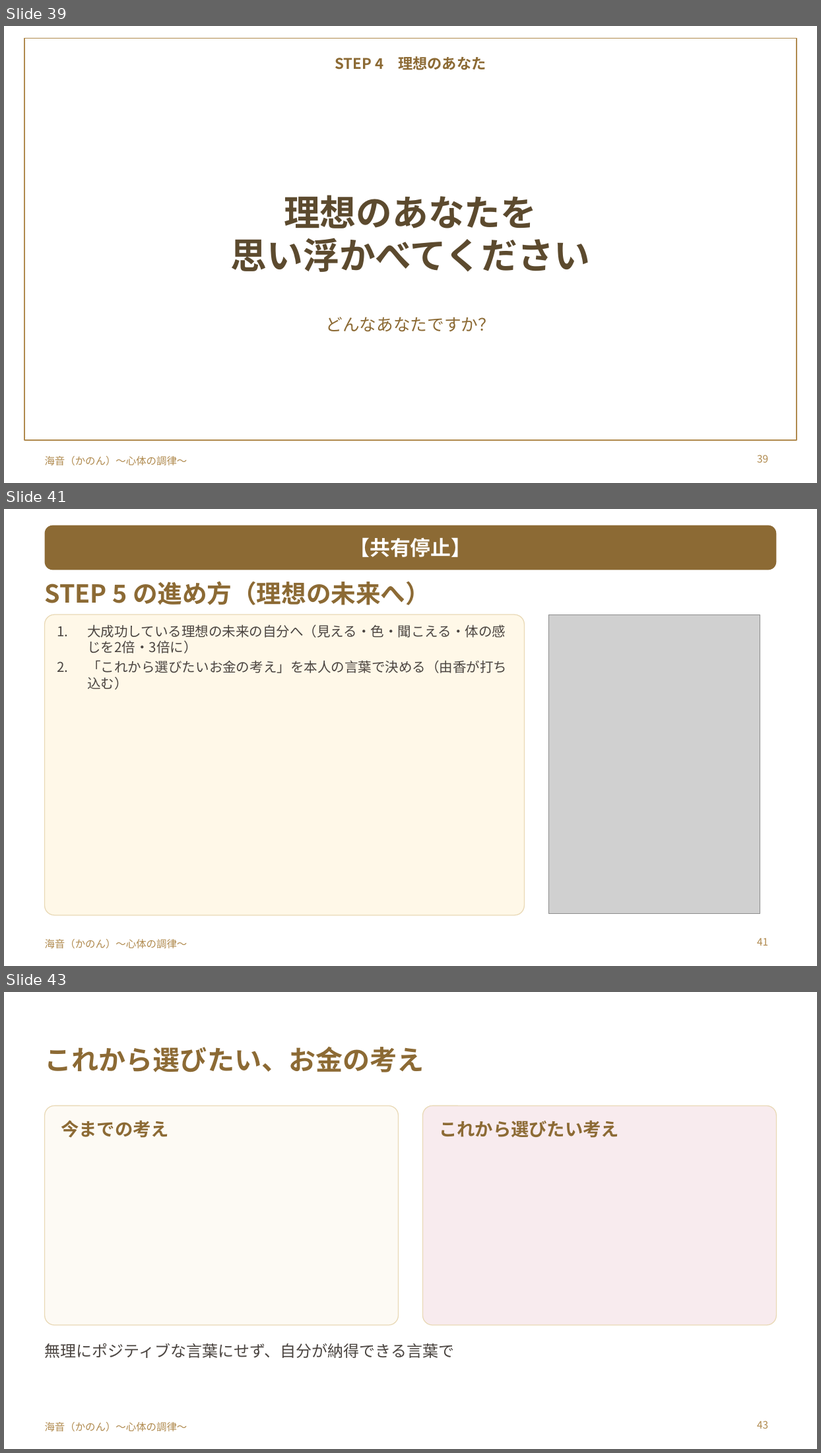
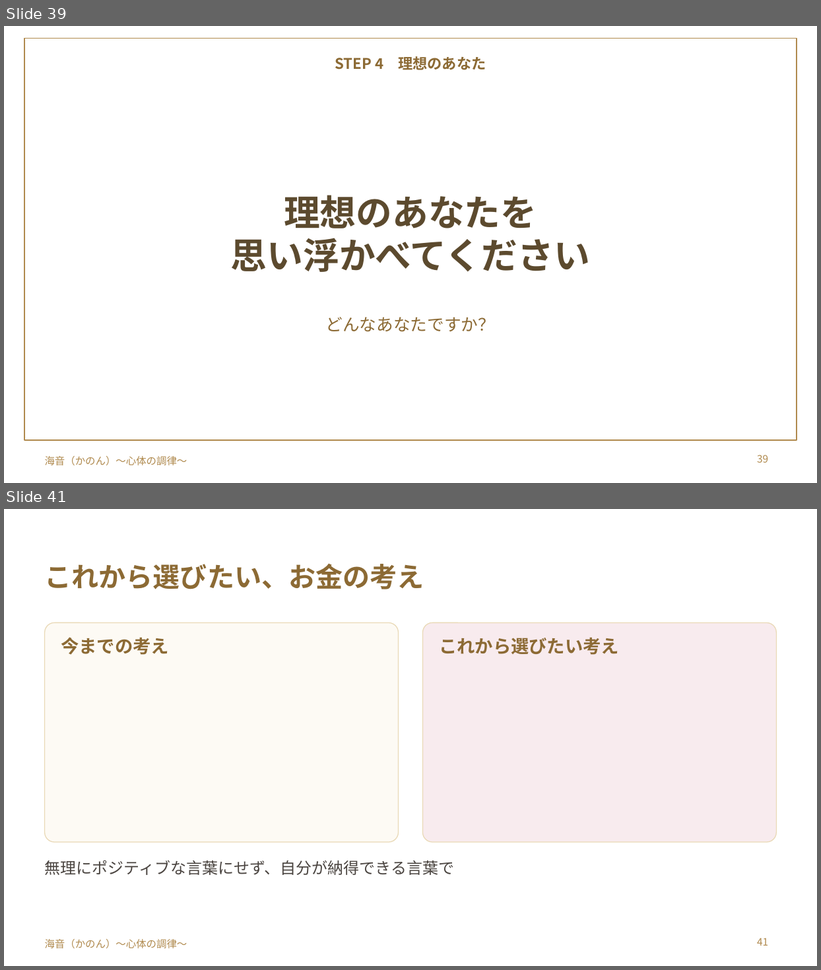
Before and after one commit to y-takahashi-cmd/MyBrain, a slide deck: 20_Projects/海音_心体の調律/単発/仁部あきえさん/20261028_仁部あきえさん_お金のブロック単発セッション.pptx. Shown one above the other, each under a label of ours: slides 39, 41 and 43 before the commit, slides 39 and 41 after it; the slides between them are not shown. The pictures are 821x1453 and 821x970 pixels, drawn with LibreOffice and Linux fonts; fonts in the diff are those of the drawing; grey boxes stand for pictures; background and template pictures are left out. Boxes give left, top, right and bottom in pixels: in the first picture for what was removed or moved away, otherwise in the second. Text is boxed around its words. In the diff, an @@ line names an element or a change of style, - is before the commit and + after.

```diff
--- a/20_Projects/海音_心体の調律/単発/仁部あきえさん/20261028_仁部あきえさん_お金のブロック単発セッション.pptx
+++ b/20_Projects/海音_心体の調律/単発/仁部あきえさん/20261028_仁部あきえさん_お金のブロック単発セッション.pptx
@@ slide 41 removed at (4,509,817,966), background #FFFFFF; not listed: 1 template element that a slide beside it also shows @@
@@ rounded rectangle removed at (45,525,776,570) @@
@@ text removed at (350,537,472,557) @@
-【共有停止】
@@ text removed at (45,581,430,605) @@
-STEP 5 の進め方（理想の未来へ）
@@ rounded rectangle removed at (45,615,524,916) @@
@@ text removed at (87,625,507,690) @@
-1. 大成功している理想の未来の自分へ（見える・色・聞こえる・体の感じを2倍・3倍に）
-2. 「これから選びたいお金の考え」を本人の言葉で決める（由香が打ち込む）
@@ picture removed at (548,615,760,914) @@
@@ page number removed at (757,938,768,946) @@
-41
@@ what was slide 43 is now slide 41 @@
@@ page number at (757,938,768,946): text changed @@
-43
+41
```
Also in this commit, not shown: 6 slides changed, 2 other slides removed.
